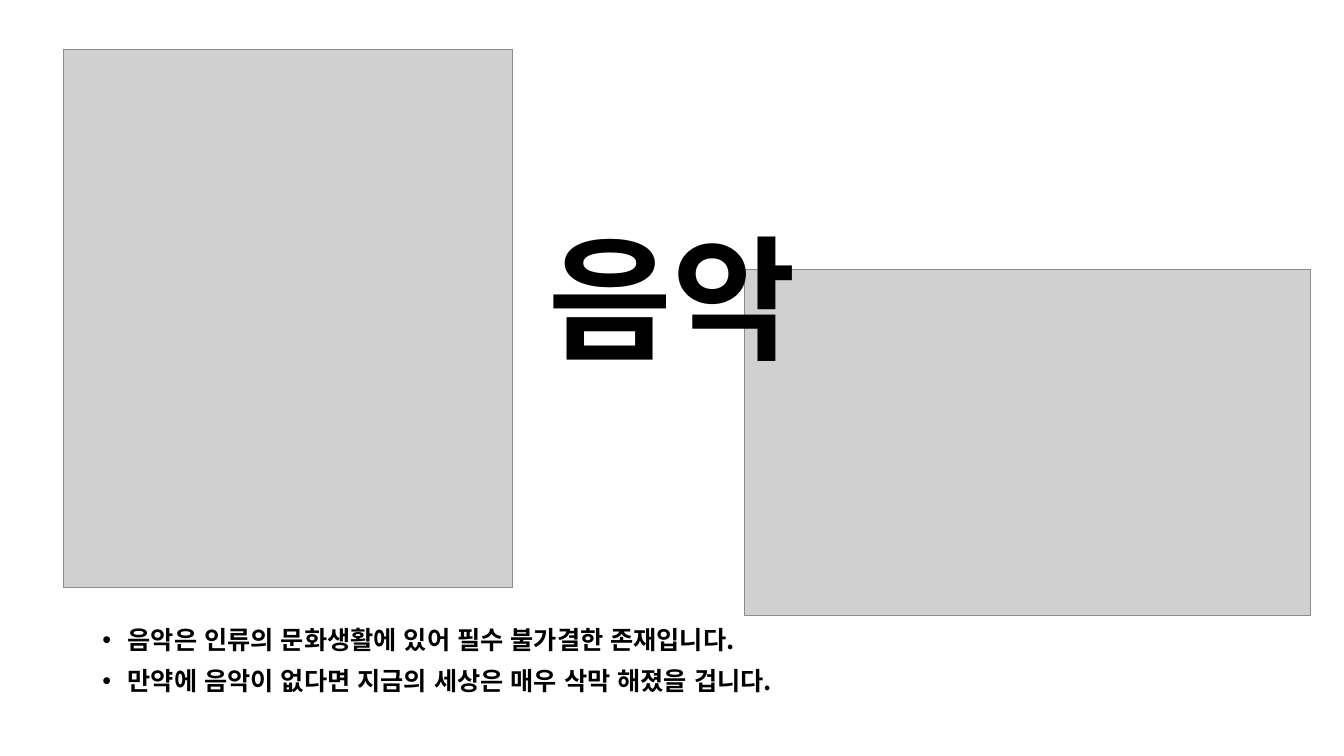
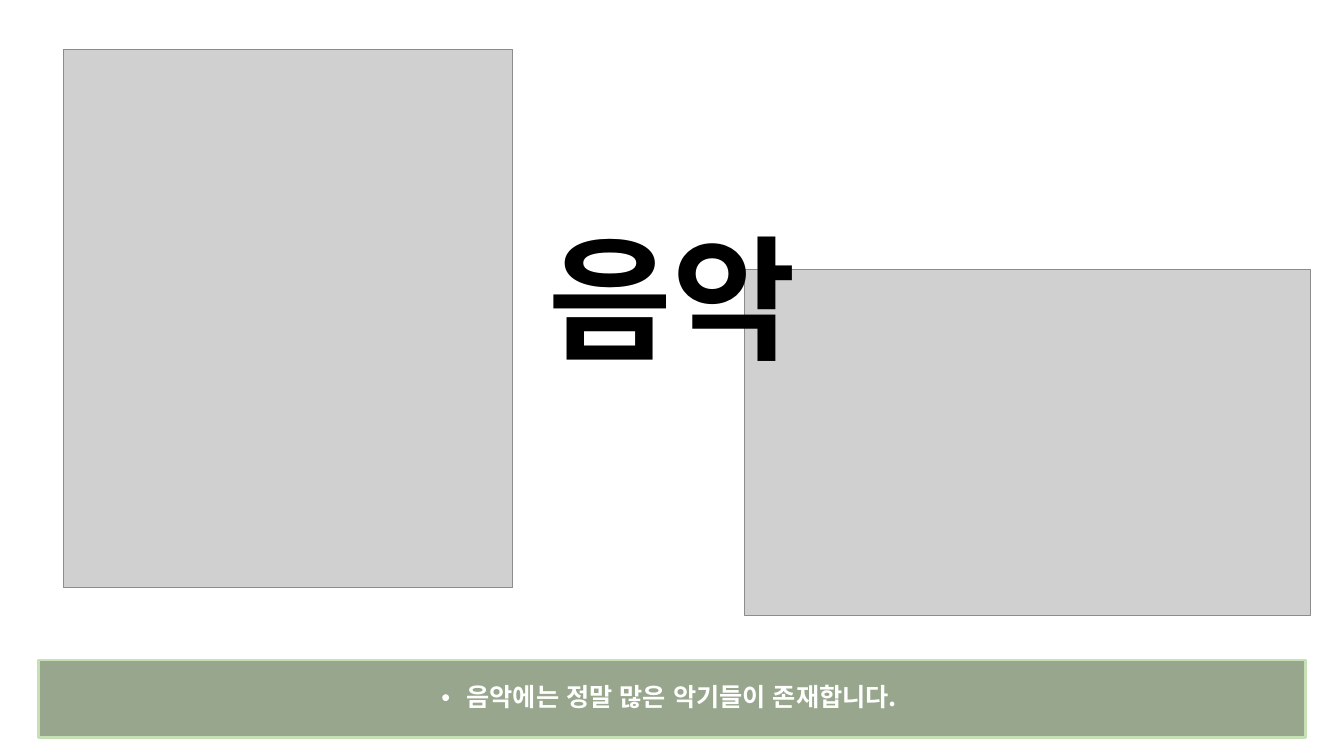
Before and after one commit to kookmin-sw/2018-cap1-14, a slide deck: slide 2 of doc/reports/캡스톤 1차 발표 자료.pptx. Drawn at 1344x756 pixels with LibreOffice and Linux fonts; fonts in the diff are those of the drawing; grey boxes stand for pictures. Boxes give left, top, right and bottom in pixels: in the first picture for what was removed or moved away, otherwise in the second. Text is boxed around its words. In the diff, an @@ line names an element or a change of style, - is before the commit and + after.

```diff
--- a/doc/reports/캡스톤 1차 발표 자료.pptx
+++ b/doc/reports/캡스톤 1차 발표 자료.pptx
@@ text "음악에는 정말 많은 악기들이 존재합니다.": place and size @@
-text "음악에는 정말 많은 악기들이 존재합니다." at [128, 627, 772, 693]
+text "음악에는 정말 많은 악기들이 존재합니다." at [38, 660, 1306, 738]
@@ text "음악에는 정말 많은 악기들이 존재합니다." at [38, 660, 1306, 738]: vertical alignment top to middle; fill none to #385723 at 52% opacity; outline none to #C5E0B4 2 pt @@
@@ text at [466, 685, 897, 708]: text changed; text colour #000000 to #FFFFFF @@
-• 음악은 인류의 문화생활에 있어 필수 불가결한 존재입니다.
-• 만약에 음악이 없다면 지금의 세상은 매우 삭막 해졌을 겁니다.
+• 음악에는 정말 많은 악기들이 존재합니다.
```
Also in this commit, not shown: 17 other slides changed, 5 slides added, 2 slides removed, 6 other files.
